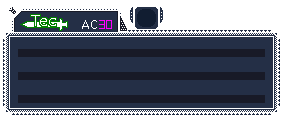
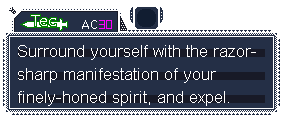
Layers edited between the first and the second 283px x 118px image:
added layer "Surround yourself with the raz..." above "BG" over 18, 45, 256, 106
